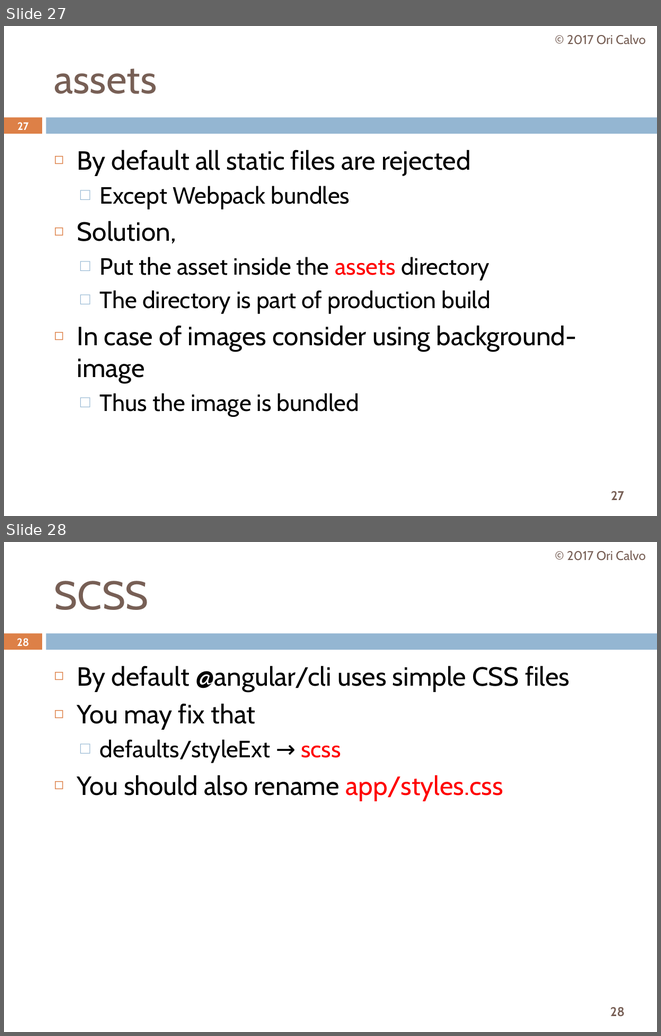
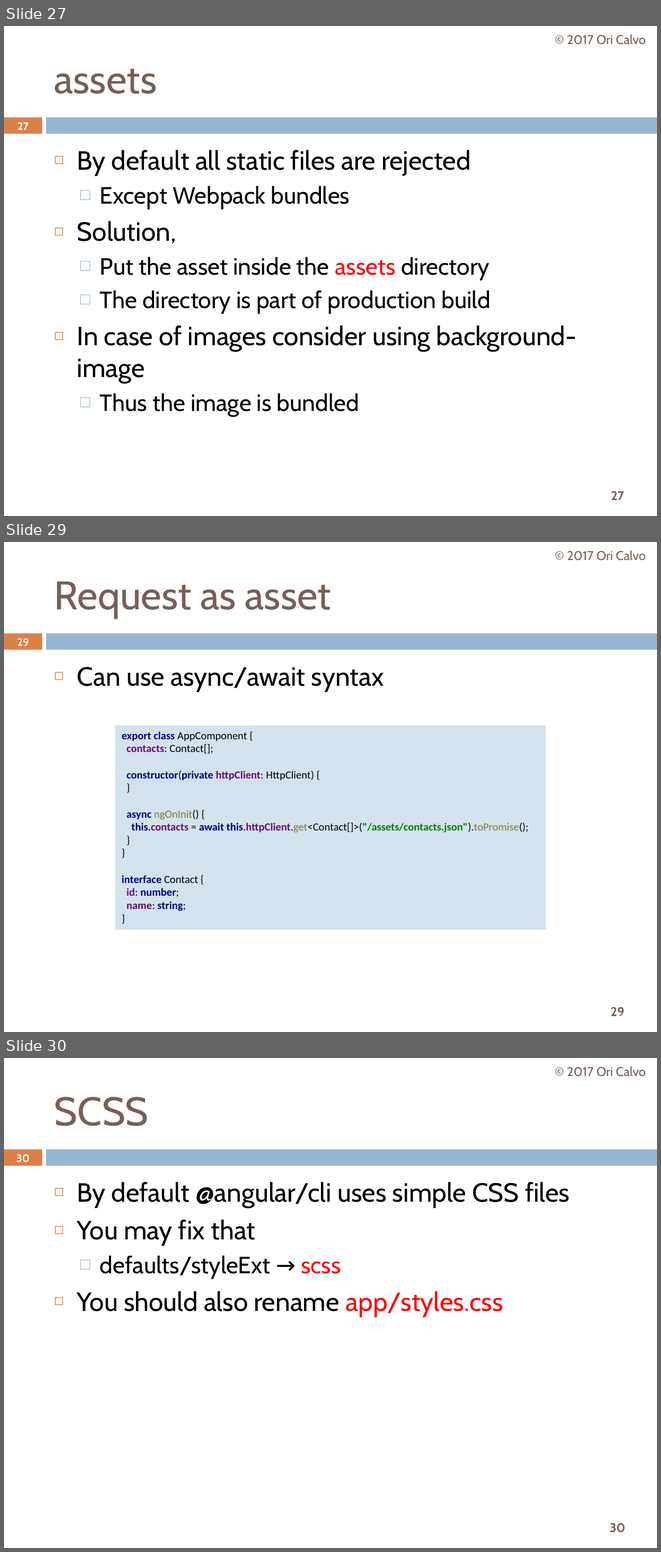
Before and after one commit to oricalvo/course-angular-mini, a slide deck: PPTs/01 Getting Started.pptx. Shown one above the other, each under a label of ours: slides 27 and 28 before the commit, slides 27, 29 and 30 after it; the slides between them are not shown. The pictures are 661x1036 and 661x1552 pixels, drawn with LibreOffice and Linux fonts; fonts in the diff are those of the drawing; background and template pictures are left out. Boxes give left, top, right and bottom in pixels: in the first picture for what was removed or moved away, otherwise in the second. Text is boxed around its words. In the diff, an @@ line names an element or a change of style, - is before the commit and + after.

```diff
--- a/PPTs/01 Getting Started.pptx
+++ b/PPTs/01 Getting Started.pptx
@@ slide 29 added at (x1=4, y1=542, x2=657, y2=1032), background #FFFFFF; not listed: 3 template elements that a slide beside it also shows @@
@@ text added at (x1=567, y1=550, x2=646, y2=561), 14 pt, text #775F55 @@
+© 2017 Ori Calvo
@@ title added at (x1=54, y1=581, x2=331, y2=618), 44 pt, text #775F55 @@
+Request as asset
@@ page number added at (x1=17, y1=638, x2=29, y2=646), 11.9 pt, text #FFFFFF, bold @@
+29
@@ text added at (x1=77, y1=667, x2=384, y2=691), 29 pt, text #000000 @@
+◻ Can use async/await syntax
@@ rectangle added at (x1=115, y1=725, x2=545, y2=930), fill #D4E2ED, 12 pt, text #000000, bold @@
+export class AppComponent {
+contacts: Contact[];
+constructor(private httpClient: HttpClient) {
+}
+async ngOnInit() {
+this.contacts = await this.httpClient.get<Contact[]>("/assets/contacts.json").toPromise();
+}
+}
+interface Contact {
+id: number;
+name: string;
+}
@@ what was slide 28 is now slide 30 @@
@@ page number at (x1=16, y1=1154, x2=29, y2=1162): text changed @@
-28
+30
@@ page number at (x1=610, y1=1523, x2=626, y2=1532): text changed @@
-28
+30
```
Also in this commit, not shown: 2 slides changed, 1 other slide added.
